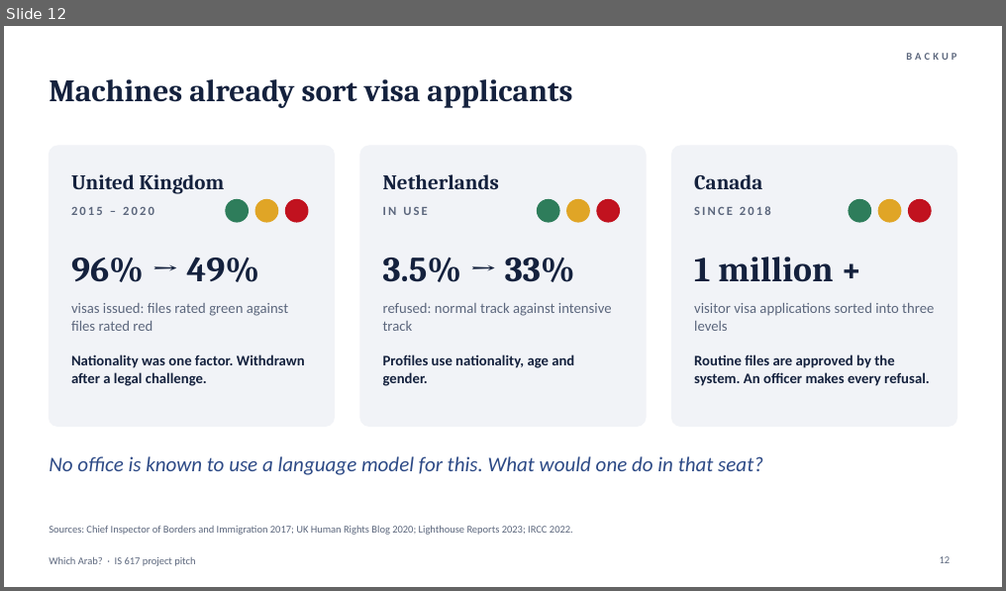
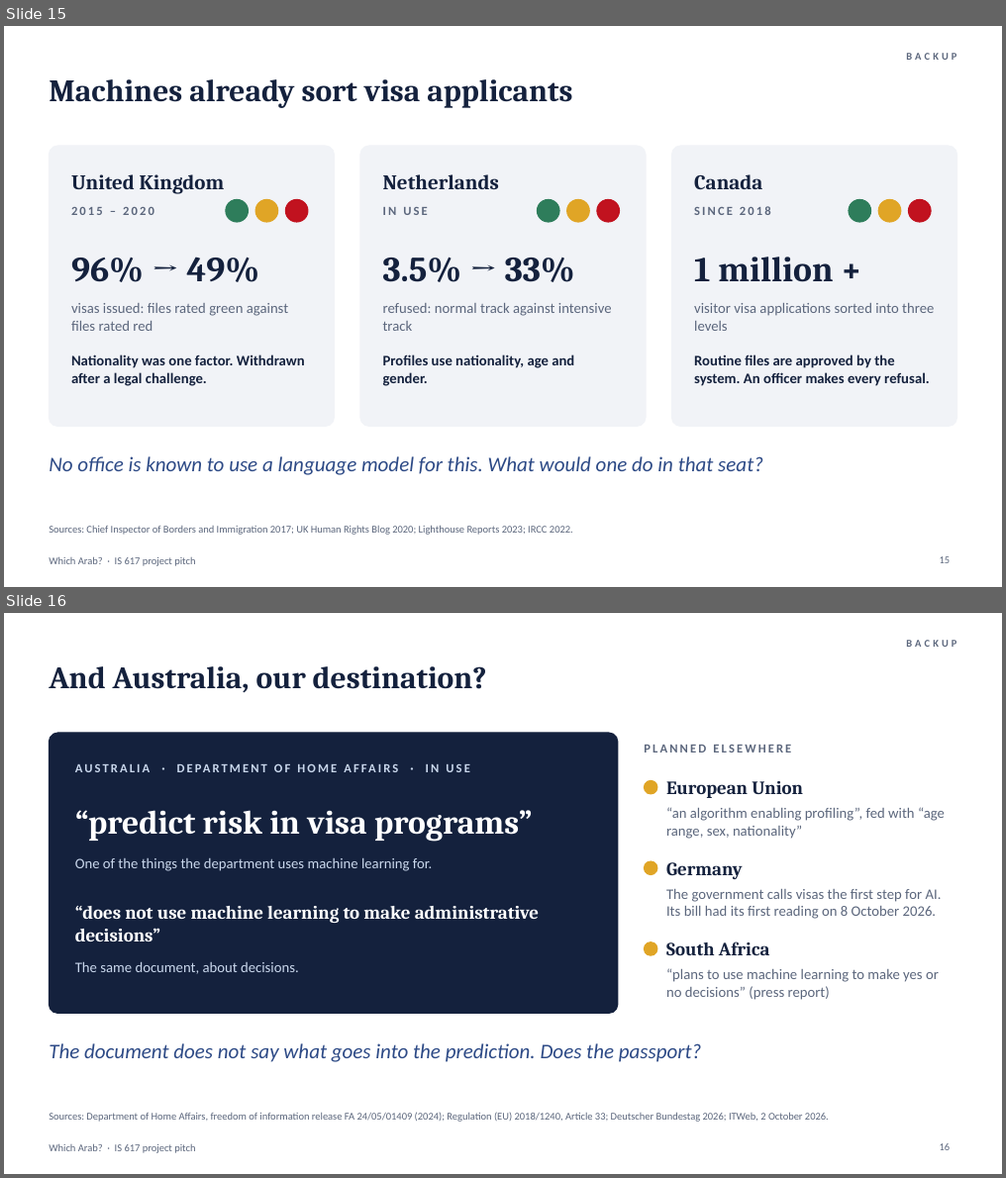
Before and after one commit to BlackSamuron0305/IS617-LLM4ES-WORK, a slide deck: paper/first_presentation/pitch_v5.pptx. Shown one above the other, each under a label of ours: slide 12 before the commit, slides 15 and 16 after it. The pictures are 1006x591 and 1006x1178 pixels, drawn with LibreOffice and Linux fonts; fonts in the diff are those of the drawing. Boxes give left, top, right and bottom in pixels: in the first picture for what was removed or moved away, otherwise in the second. Text is boxed around its words. In the diff, an @@ line names an element or a change of style, - is before the commit and + after.

```diff
--- a/paper/first_presentation/pitch_v5.pptx
+++ b/paper/first_presentation/pitch_v5.pptx
@@ slide 16 added at <box>4,613,1002,1174</box>, background #FFFFFF; not listed: 2 template elements that a slide beside it also shows @@
@@ title added at <box>49,666,487,689</box>, 30 pt, text #14213D, bold @@
+And Australia, our destination?
@@ text added at <box>86,666,250,1122</box>, 12 pt, text #C9D7EC, bold @@
+AUSTRALIA · DEPARTMENT OF HOME AFFAIRS · IN USE
@@ rounded rectangle added at <box>49,733,618,1014</box>, fill #14213D, outline #14213D 1 pt @@
@@ text added at <box>644,745,791,753</box>, 12 pt, text #5C677D, bold @@
+PLANNED ELSEWHERE
@@ ellipse added at <box>645,780,657,794</box>, fill #E0A526, outline #E0A526 1 pt @@
@@ text added at <box>666,781,803,798</box>, 18 pt, text #14213D, bold @@
+European Union
@@ text added at <box>75,810,532,842</box>, 32 pt, text #FFFFFF, bold @@
+“predict risk in visa programs”
@@ text added at <box>666,807,944,839</box>, 14 pt, text #5C677D @@
+“an algorithm enabling profiling”, fed with “age range, sex, nationality”
@@ text added at <box>75,859,432,871</box>, 14 pt, text #C9D7EC @@
+One of the things the department uses machine learning for.
@@ ellipse added at <box>645,861,657,875</box>, fill #E0A526, outline #E0A526 1 pt @@
@@ text added at <box>666,862,743,879</box>, 18 pt, text #14213D, bold @@
+Germany
@@ text added at <box>75,906,539,942</box>, 18 pt, text #FFFFFF, bold @@
+“does not use machine learning to make administrative decisions”
@@ text added at <box>666,889,942,919</box>, 14 pt, text #5C677D @@
+The government calls visas the first step for AI. Its bill had its first reading on 8 October 2026.
@@ text added at <box>75,962,299,974</box>, 14 pt, text #C9D7EC @@
+The same document, about decisions.
@@ ellipse added at <box>645,943,657,956</box>, fill #E0A526, outline #E0A526 1 pt @@
@@ text added at <box>666,942,769,956</box>, 18 pt, text #14213D, bold @@
+South Africa
@@ text added at <box>666,968,939,1000</box>, 14 pt, text #5C677D @@
+“plans to use machine learning to make yes or no decisions” (press report)
@@ text added at <box>49,1044,702,1062</box>, 20 pt, text #2D4A86, italic @@
+The document does not say what goes into the prediction. Does the passport?
@@ text added at <box>49,1112,829,1122</box>, 10 pt, text #5C677D @@
+Sources: Department of Home Affairs, freedom of information release FA 24/05/01409 (2024); Regulation (EU) 2018/1240, Article 33; Deutscher Bundestag 2026; ITWeb, 2 October 2026.
@@ page number added at <box>940,1144,950,1151</box>, 10 pt, text #5C677D @@
+16
@@ what was slide 12 is now slide 15 @@
```
Also in this commit, not shown: 6 slides changed, 2 other slides added, 10 other files.
